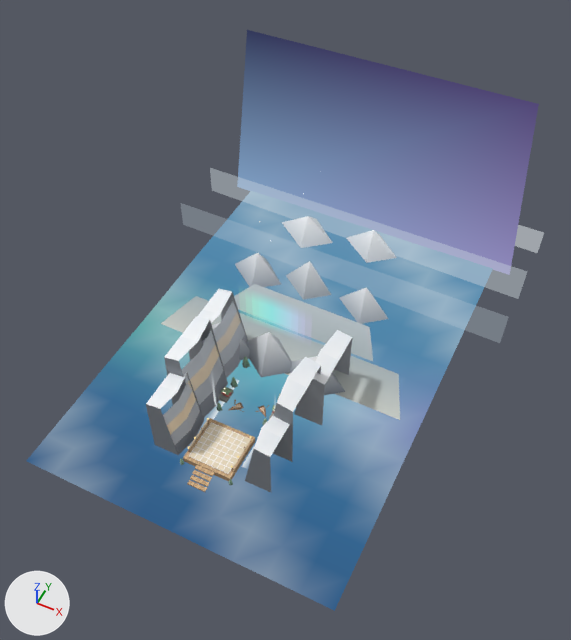
The glTF model creator-build-project/assets/bundles/region_fjord/models/env_fjord.glb as it was, and as the next commit left it.
Before and after are seen from a 50 mm camera at (23.9, -33.9, 65.2) aimed at (0.8, 12.4, 7.4). The axes (+X, +Y, +Z) are drawn at lower left. The lights are the same throughout. The first picture is the older version. Where no turn or scale is listed for an object, it has been applied to the vertices. Vertices at exactly the same position are counted once.

In view in the first picture: 'FJ_aurora', 'FJ_cliffs', 'FJ_mountains', 'FJ_platform', 'FJ_sky', 'FJ_water' and 7 more.
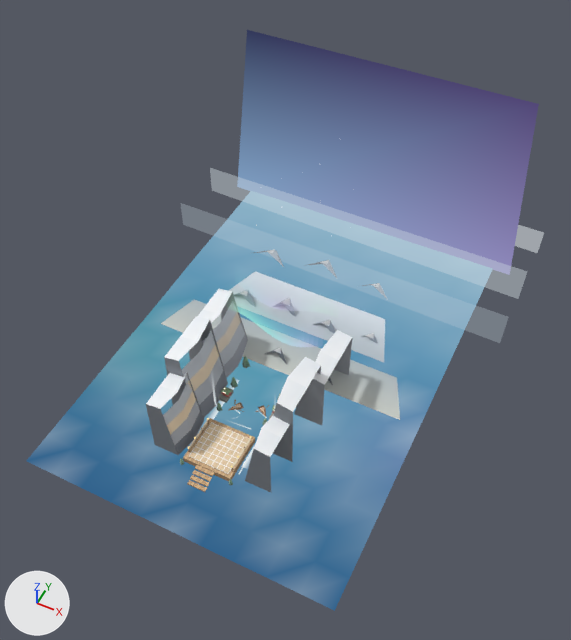
Patch to the scene script:
```diff
--- a/creator-build-project/assets/bundles/region_fjord/models/env_fjord.glb.py
+++ b/creator-build-project/assets/bundles/region_fjord/models/env_fjord.glb.py
@@ me_fj_water @@
 me_fj_water.from_pydata(...)  # 187 vertices, 320 faces; spans x -16.0..16.0, y -9.0..42.0, z 0.2..0.3
 # used by ob_fj_water; location = (0.0, 0.0, 0.0)
+# me_fj_water part 1: 320 faces centred in x -14.9..14.9, y -7.9..40.9, z 0.2..0.3 are repainted in the vertex colours; the middle colour goes from blue #6393b2 to blue #6c99b6
 me_fj_water.materials.append(mat_m_fj_unlit)
@@ me_fj_mountains @@
 # used by ob_fj_mountains; location = (0.0, 0.0, 0.0)
-me_fj_mountains.from_pydata(...)  # 48 vertices, 36 faces; spans x -14.0..14.0, y 9.1..35.4, z 0.3..4.3
+me_fj_mountains.from_pydata(...)  # 98 vertices, 84 faces; spans x -14.0..14.0, y 11.2..28.2, z 0.3..3.1
+# me_fj_mountains part 2: the loose piece of 4 vertices spanning x -9.0..9.0, y 16.2..20.2, z 1.1..1.7 is rebuilt with 4 vertices and now spans x -10.0..10.0, y 16.8..22.2, z 0.9..1.5
+# me_fj_mountains part 3: the loose piece of 5 vertices spanning x -1.4..5.4, y 30.1..35.4, z 0.5..3.1 is deleted
+# me_fj_mountains part 4: the loose piece of 5 vertices spanning x -11.2..-4.8, y 20.3..25.2, z 0.5..3.7 is deleted
+# me_fj_mountains part 5: the loose piece of 5 vertices spanning x -5.0..1.0, y 21.5..26.1, z 0.5..4.1 is deleted
+# me_fj_mountains part 6: the loose piece of 5 vertices spanning x 1.9..8.1, y 20.9..25.7, z 0.5..3.6 is deleted
+# me_fj_mountains part 7: the loose piece of 5 vertices spanning x -9.6..-2.4, y 28.9..34.5, z 0.5..2.9 is deleted
+# me_fj_mountains part 8: 17 vertices removed from x -12.0..12.0, y 9.1..15.8, z 0.5..4.3; 65 vertices added at x -12.0..12.0, y 11.8..20.0, z 0.4..3.1
+# me_fj_mountains part 9: 27 vertices added at x -10.7..6.9, y 25.2..28.2, z 0.3..2.1
 me_fj_mountains.materials.append(mat_m_fj_vertex)
@@ me_fj_aurora @@
 # used by ob_fj_aurora; location = (0.0, 0.0, 0.0)
-me_fj_aurora.from_pydata(...)  # 52 vertices, 72 faces; spans x -4.2..4.2, y 11.0, z 6.4..11.74
+me_fj_aurora.from_pydata(...)  # 150 vertices, 192 faces; spans x -5.8..5.8, y 10.2..13.65, z 6.42..12.67
+# me_fj_aurora part 10: 52 vertices removed from x -4.2..4.2, y 11.0, z 6.4..11.74; 75 vertices added at x -5.4..5.4, y 10.2..11.15, z 6.42..11.95
+# other edits to the shape of me_fj_aurora do not show in these pictures
 me_fj_aurora.materials.append(mat_m_fj_unlit)
```

What differs and where, as boxes (x1, y1, x2, y2) in the pictures (571 x 640 px):
'FJ_mountains', reshaped (16% shorter)
    before: (161, 216, 400, 420)
    after: (161, 249, 400, 420)
'FJ_aurora', reshaped
    before: (252, 297, 298, 334)
    after: (237, 310, 308, 347)
part 1 of me_fj_water, recoloured
    both: (30, 197, 493, 606)
part 2 of me_fj_mountains, rebuilt (12% wider, 18% taller)
    before: (234, 284, 373, 361)
    after: (229, 271, 385, 362)
part 3 of me_fj_mountains, deleted
    before: (346, 230, 397, 263)
part 4 of me_fj_mountains, deleted
    before: (235, 253, 281, 287)
part 5 of me_fj_mountains, deleted
    before: (286, 261, 331, 300)
part 6 of me_fj_mountains, deleted
    before: (339, 288, 388, 324)
part 7 of me_fj_mountains, deleted
    before: (281, 216, 333, 248)
part 8 of me_fj_mountains, cut back
    before: (161, 296, 400, 420)
    after: (161, 290, 400, 420)
part 9 of me_fj_mountains, added
    after: (255, 249, 388, 300)
